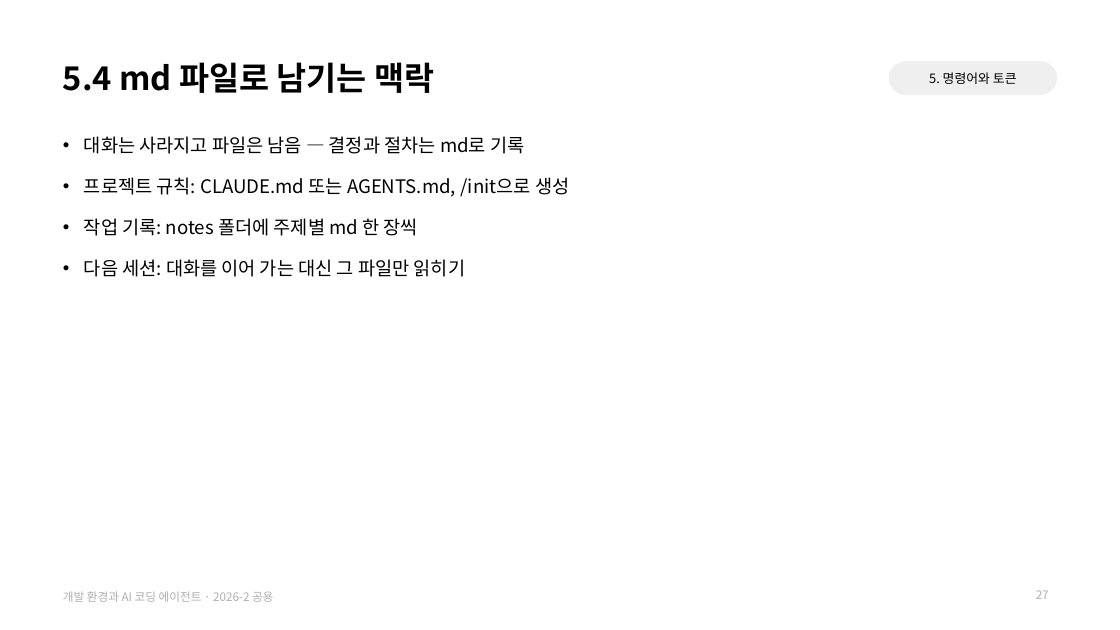
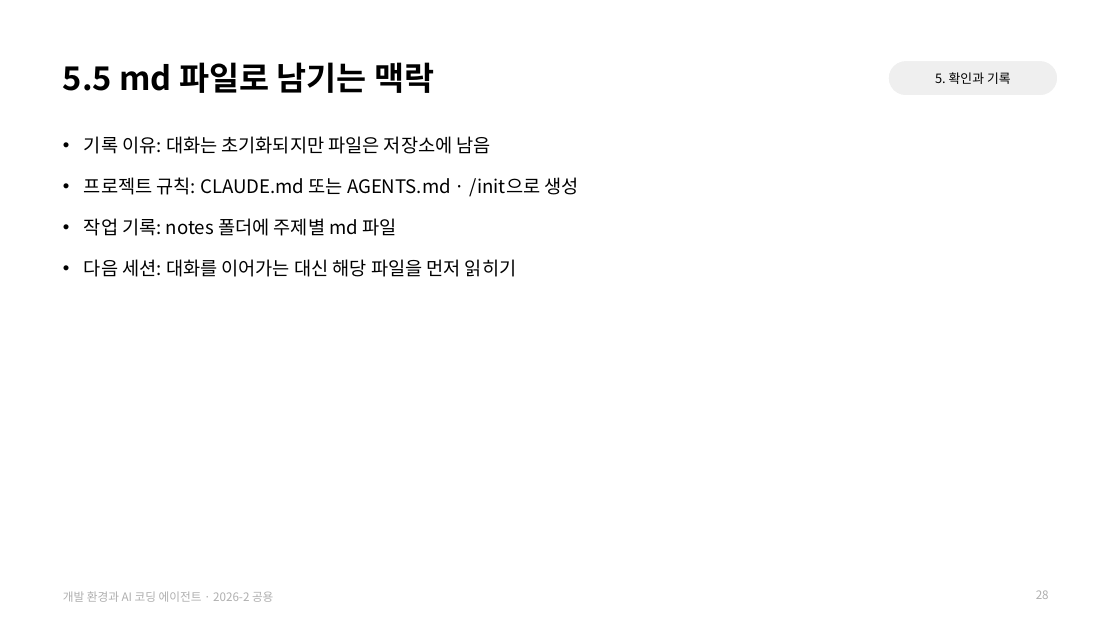
Before and after one commit to jihoyeo/smart-transport-logistics, a slide deck: slide 28 of slides/common/dev_env.pptx (slide 27 before the commit). Drawn at 1120x630 pixels with LibreOffice and Linux fonts; fonts in the diff are those of the drawing. Boxes give left, top, right and bottom in pixels: in the first picture for what was removed or moved away, otherwise in the second. Text is boxed around its words. In the diff, an @@ line names an element or a change of style, - is before the commit and + after.

```diff
--- a/slides/common/dev_env.pptx
+++ b/slides/common/dev_env.pptx
@@ title at <box>63,62,434,93</box>: text changed @@
-5.4 md 파일로 남기는 맥락
+5.5 md 파일로 남기는 맥락
@@ text at <box>935,72,1011,84</box>: text changed @@
-5. 명령어와 토큰
+5. 확인과 기록
@@ text at <box>84,136,578,277</box>: text changed @@
-• 대화는 사라지고 파일은 남음 — 결정과 절차는 md로 기록
-• 프로젝트 규칙: CLAUDE.md 또는 AGENTS.md, /init으로 생성
-• 작업 기록: notes 폴더에 주제별 md 한 장씩
-• 다음 세션: 대화를 이어 가는 대신 그 파일만 읽히기
+• 기록 이유: 대화는 초기화되지만 파일은 저장소에 남음
+• 프로젝트 규칙: CLAUDE.md 또는 AGENTS.md · /init으로 생성
+• 작업 기록: notes 폴더에 주제별 md 파일
+• 다음 세션: 대화를 이어가는 대신 해당 파일을 먼저 읽히기
@@ page number at <box>1036,590,1049,599</box>: text changed @@
-27
+28
```
Also in this commit, not shown: 32 other slides changed, 9 other files.
